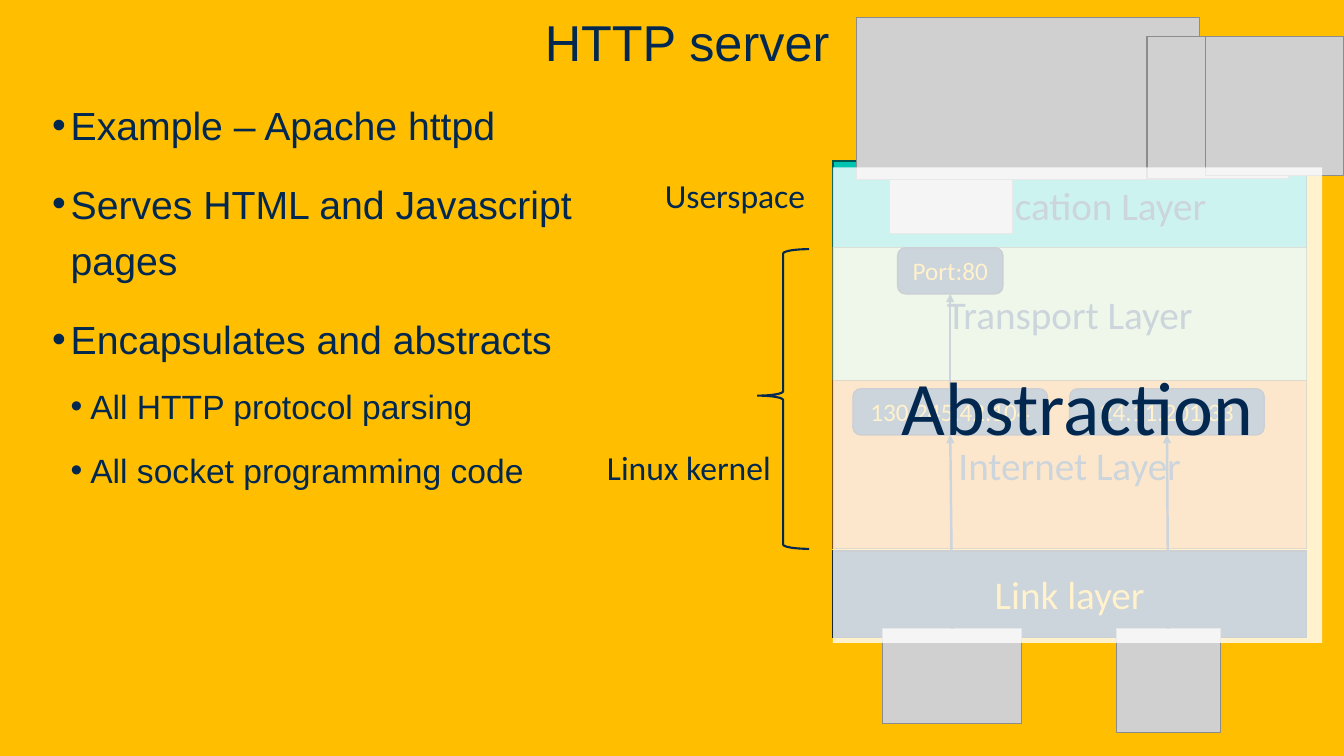
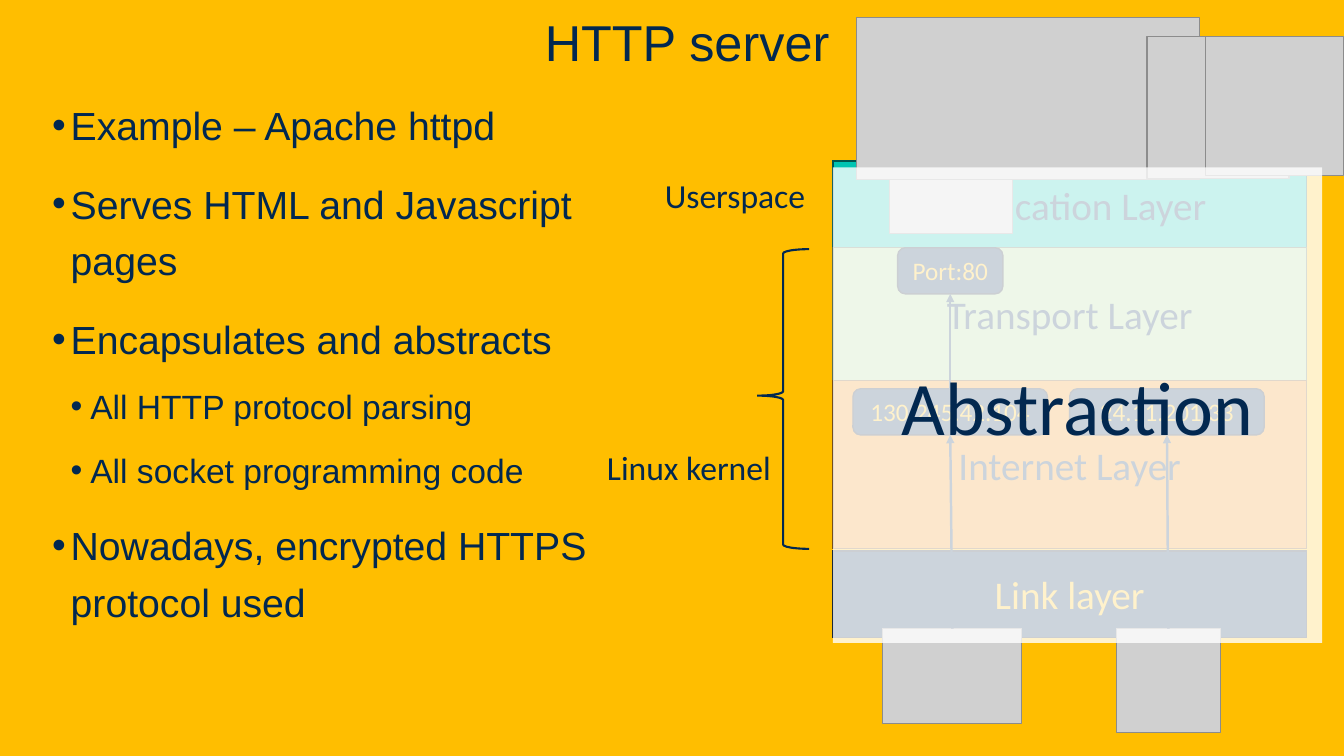
Before and after one commit to davsec-teaching/ecs160-f25, a slide deck: slide 15 of slides/3_networking_fundamentals.pptx. Drawn at 1344x756 pixels with LibreOffice and Linux fonts; fonts in the diff are those of the drawing; grey boxes stand for pictures; background and template pictures are left out. Boxes give left, top, right and bottom in pixels: in the first picture for what was removed or moved away, otherwise in the second. Text is boxed around its words. In the diff, an @@ line names an element or a change of style, - is before the commit and + after.

```diff
--- a/slides/3_networking_fundamentals.pptx
+++ b/slides/3_networking_fundamentals.pptx
@@ text at (71, 531, 586, 625): paragraph added @@
+• Nowadays, encrypted HTTPS protocol used
```
Also in this commit, not shown: 1 other slide changed.
